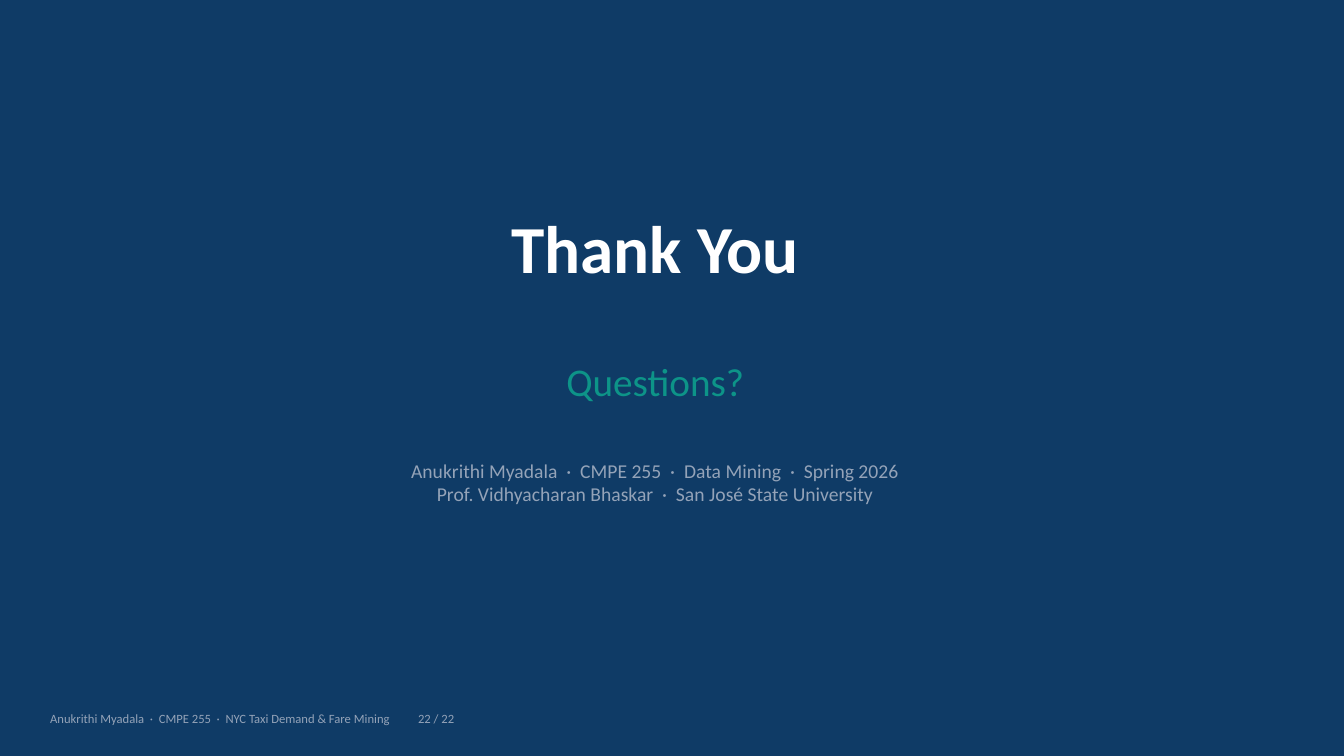
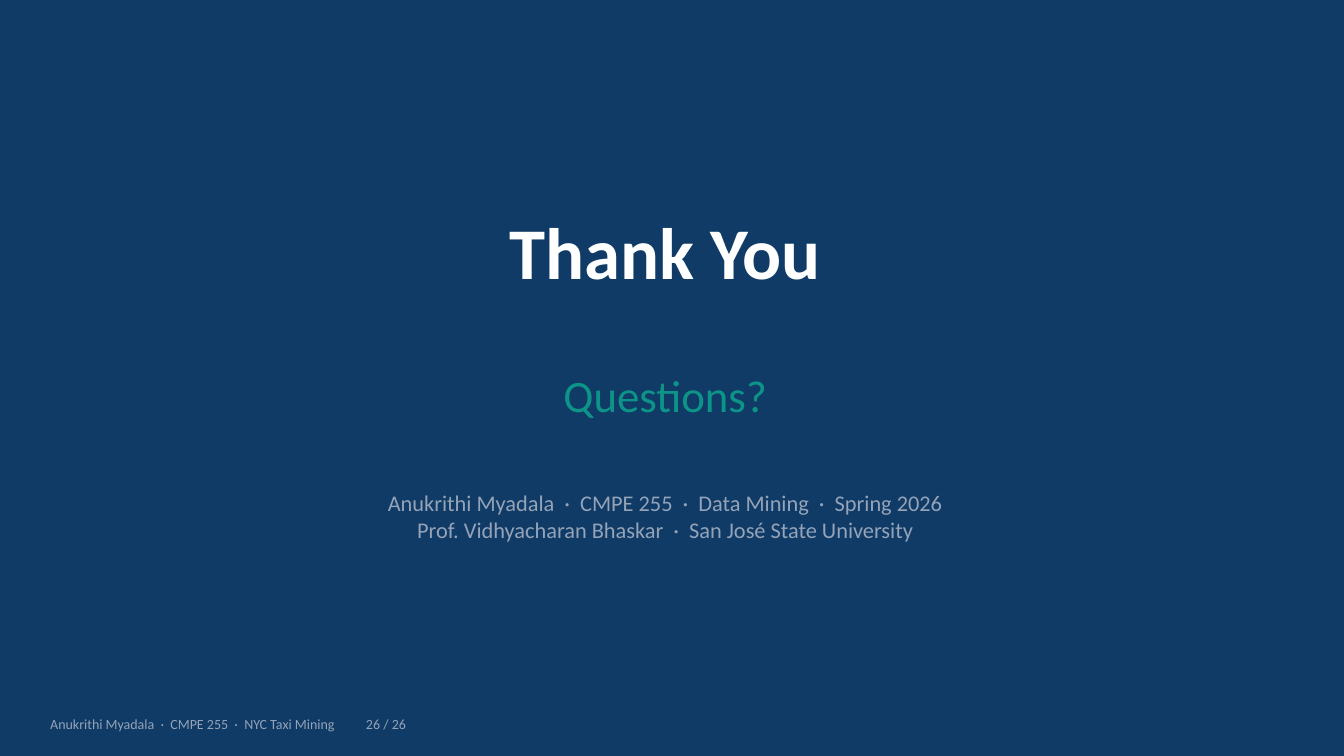
Before and after one commit to anu-myadala/255finalprojectanu, a slide deck: slide 26 of Taxi_Project_Presentation.pptx (slide 22 before the commit). Drawn at 1344x756 pixels with LibreOffice and Linux fonts; fonts in the diff are those of the drawing. Boxes give left, top, right and bottom in pixels: in the first picture for what was removed or moved away, otherwise in the second. Text is boxed around its words. In the diff, an @@ line names an element or a change of style, - is before the commit and + after.

```diff
--- a/Taxi_Project_Presentation.pptx
+++ b/Taxi_Project_Presentation.pptx
@@ text "Thank You" at box(510, 228, 821, 280): size 48 to 52 pt @@
@@ text "Questions?": place and size @@
-text "Questions?" at box(566, 369, 744, 401)
+text "Questions?" at box(563, 381, 766, 418)
@@ text "Questions?" at box(563, 381, 766, 418): size 28 to 32 pt @@
@@ text "Anukrithi Myadala · CMPE 255 ...": place and size @@
-text "Anukrithi Myadala · CMPE 255 ..." at box(411, 464, 898, 504)
+text "Anukrithi Myadala · CMPE 255 ..." at box(388, 495, 942, 542)
@@ text "Anukrithi Myadala · CMPE 255 ..." at box(388, 495, 942, 542): size 14 to 16 pt @@
@@ text at box(50, 719, 406, 732): text changed; size 9 to 10 pt @@
-Anukrithi Myadala · CMPE 255 · NYC Taxi Demand & Fare Mining 22 / 22
+Anukrithi Myadala · CMPE 255 · NYC Taxi Mining 26 / 26
```
Also in this commit, not shown: 18 other slides changed, 7 slides added, 3 slides removed, 3 other files.
